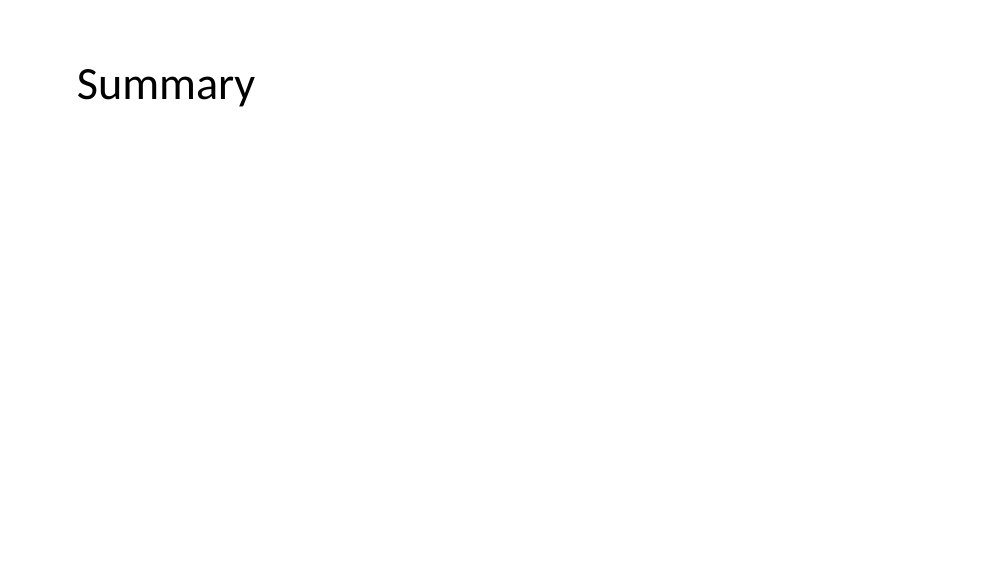
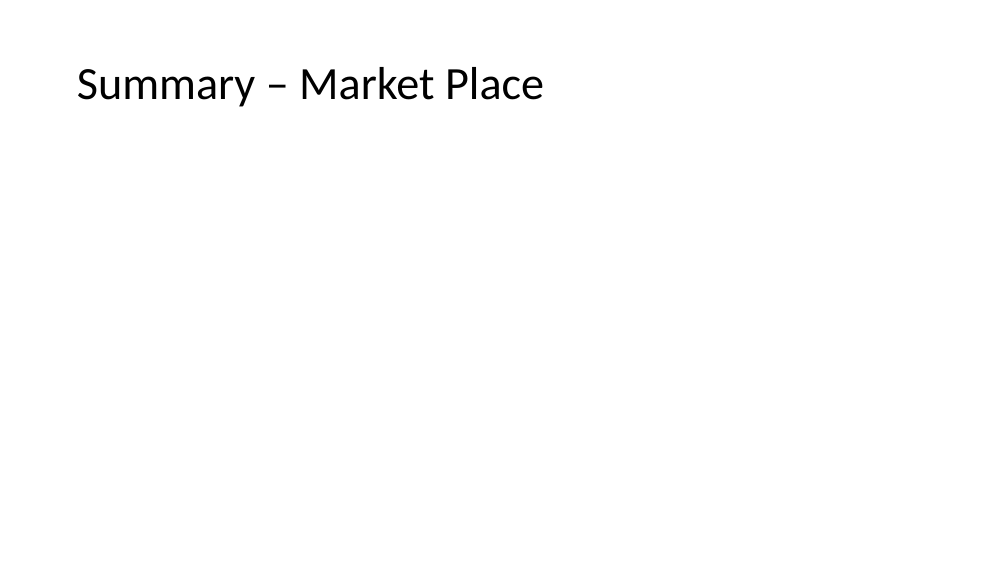
Before and after one commit to jcarballo321/Project_3, a slide deck: slide 2 of Presentation.pptx. Drawn at 1008x567 pixels with LibreOffice and Linux fonts; fonts in the diff are those of the drawing. Boxes give left, top, right and bottom in pixels: in the first picture for what was removed or moved away, otherwise in the second. Text is boxed around its words. In the diff, an @@ line names an element or a change of style, - is before the commit and + after.

```diff
--- a/Presentation.pptx
+++ b/Presentation.pptx
@@ title at bbox=[77, 67, 544, 107]: text changed @@
-Summary
+Summary – Market Place
```
Also in this commit, not shown: 1 other slide changed, 4 slides added, 2 slides removed, 2 other files.
